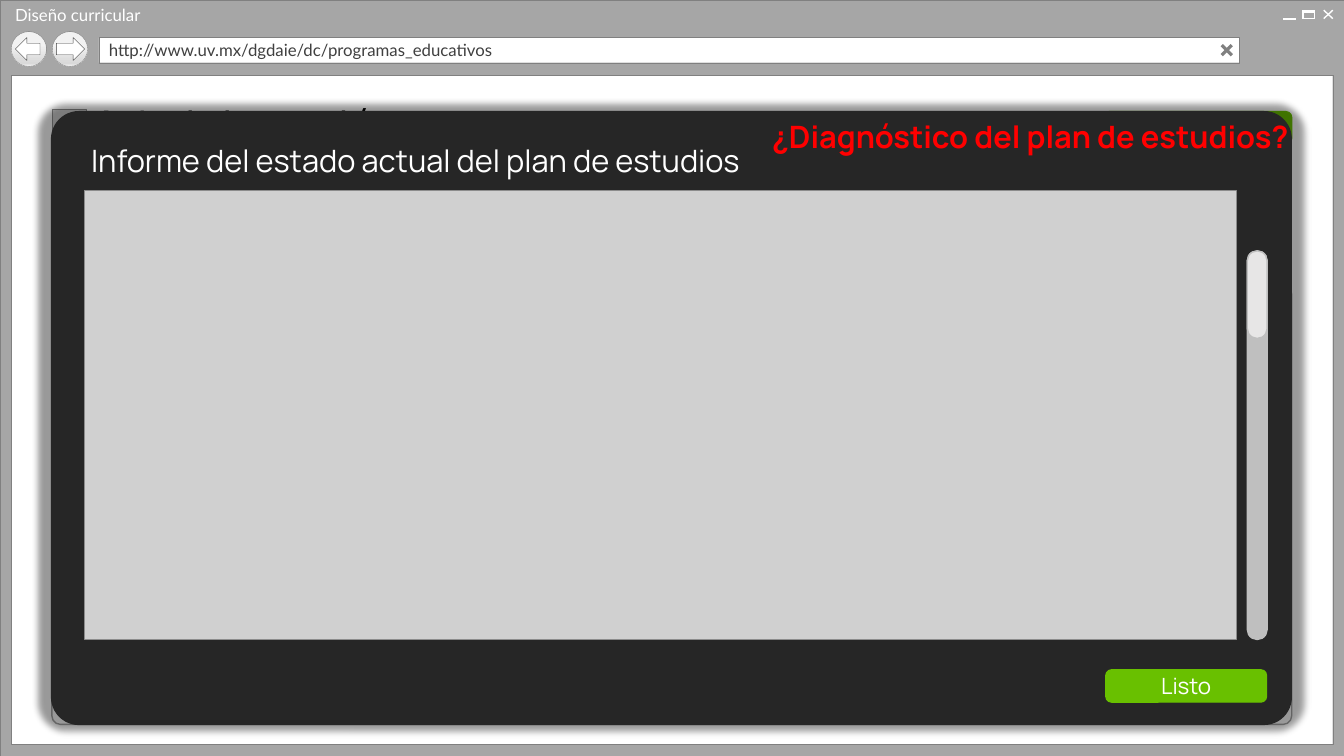
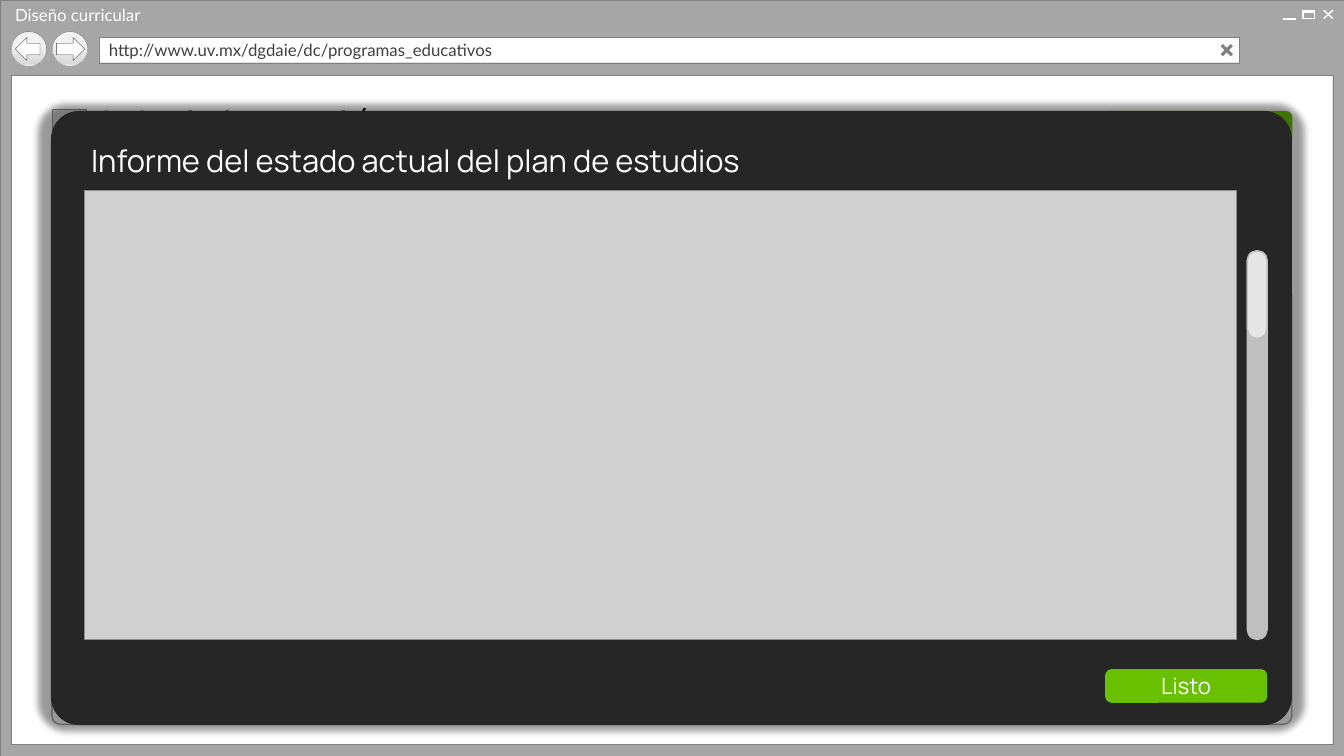
Before and after one commit to Senzho/DISENO_CURRICULAR_SS_05_2019, a slide deck: slide 19 of Diseño/Prototipos V2.pptx. Drawn at 1344x756 pixels with LibreOffice and Linux fonts; fonts in the diff are those of the drawing; grey boxes stand for pictures; background and template pictures are left out. Boxes give left, top, right and bottom in pixels: in the first picture for what was removed or moved away, otherwise in the second. Text is boxed around its words. In the diff, an @@ line names an element or a change of style, - is before the commit and + after.

```diff
--- a/Diseño/Prototipos V2.pptx
+++ b/Diseño/Prototipos V2.pptx
@@ text removed at [772,120,1289,156] @@
-¿Diagnóstico del plan de estudios?
```
Also in this commit, not shown: 1 other slide changed, 1 other file.
